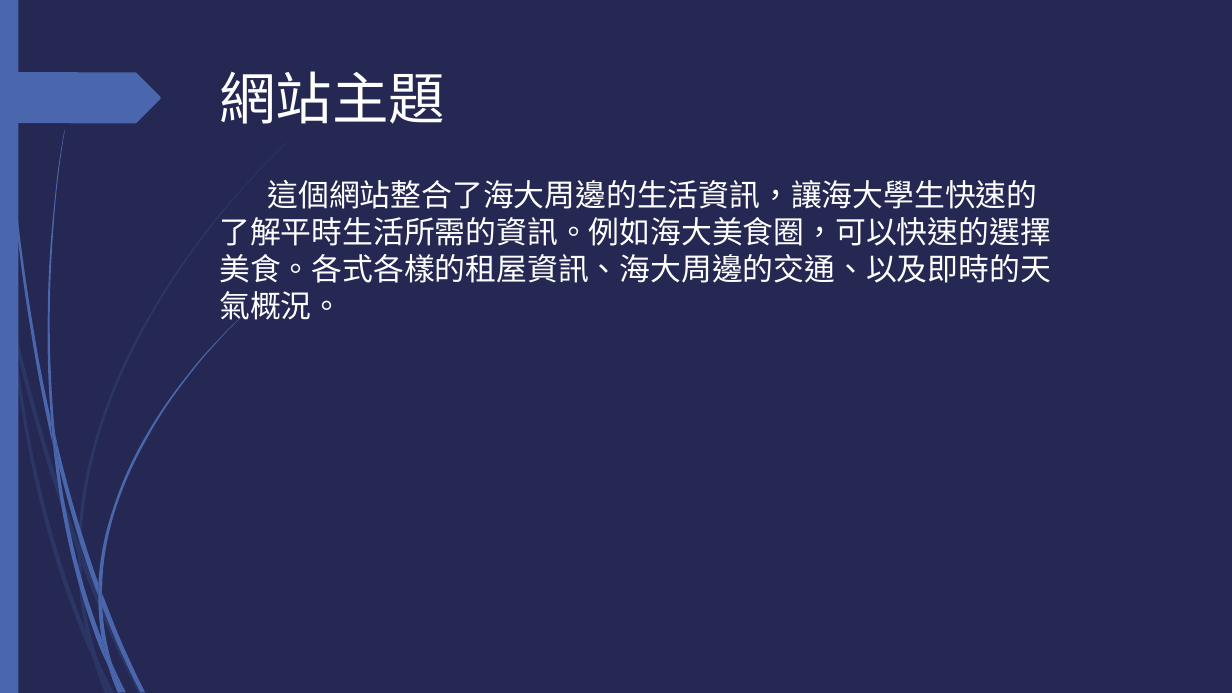
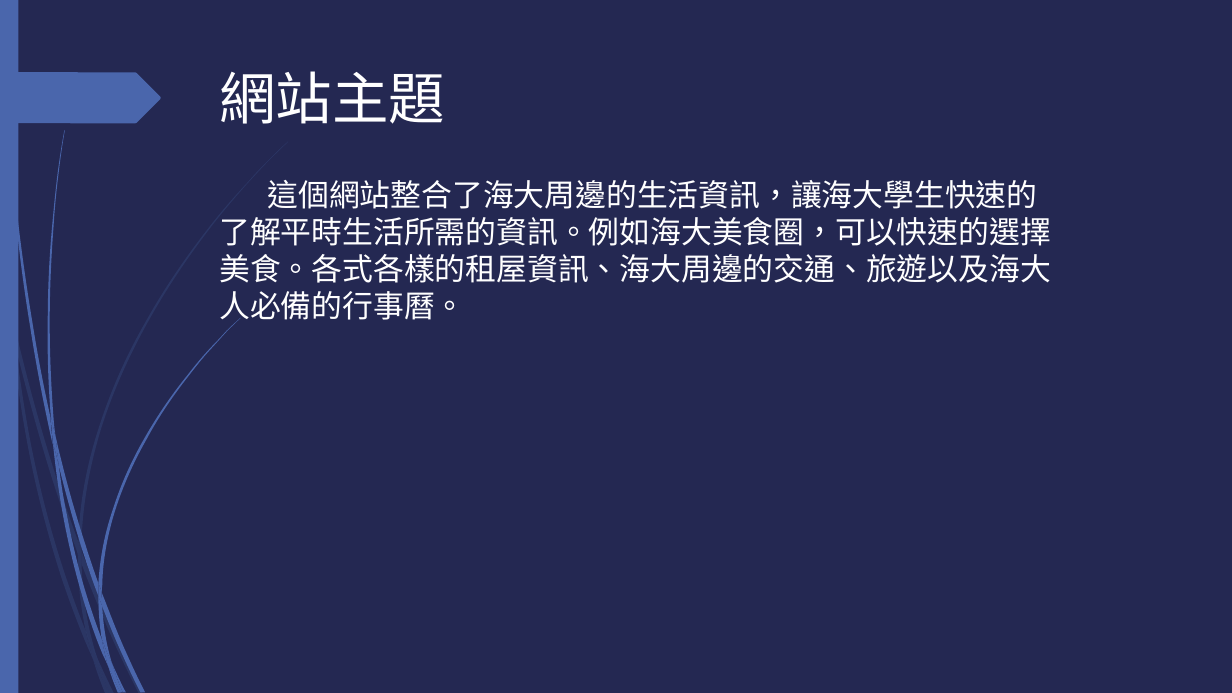
Before and after one commit to aaron850426/aaron850426.github.io, a slide deck: slide 2 of document.pptx. Drawn at 1232x693 pixels with LibreOffice and Linux fonts; fonts in the diff are those of the drawing. Boxes give left, top, right and bottom in pixels: in the first picture for what was removed or moved away, otherwise in the second. Text is boxed around its words. In the diff, an @@ line names an element or a change of style, - is before the commit and + after.

```diff
--- a/document.pptx
+++ b/document.pptx
@@ text at [219,180,1051,326]: text changed @@
-這個網站整合了海大周邊的生活資訊，讓海大學生快速的了解平時生活所需的資訊。例如海大美食圈，可以快速的選擇美食。各式各樣的租屋資訊、海大周邊的交通、以及即時的天氣概況。
+這個網站整合了海大周邊的生活資訊，讓海大學生快速的了解平時生活所需的資訊。例如海大美食圈，可以快速的選擇美食。各式各樣的租屋資訊、海大周邊的交通、旅遊以及海大人必備的行事曆。
```
Also in this commit, not shown: 5 other slides changed, 7 slides added, 16 other files.
